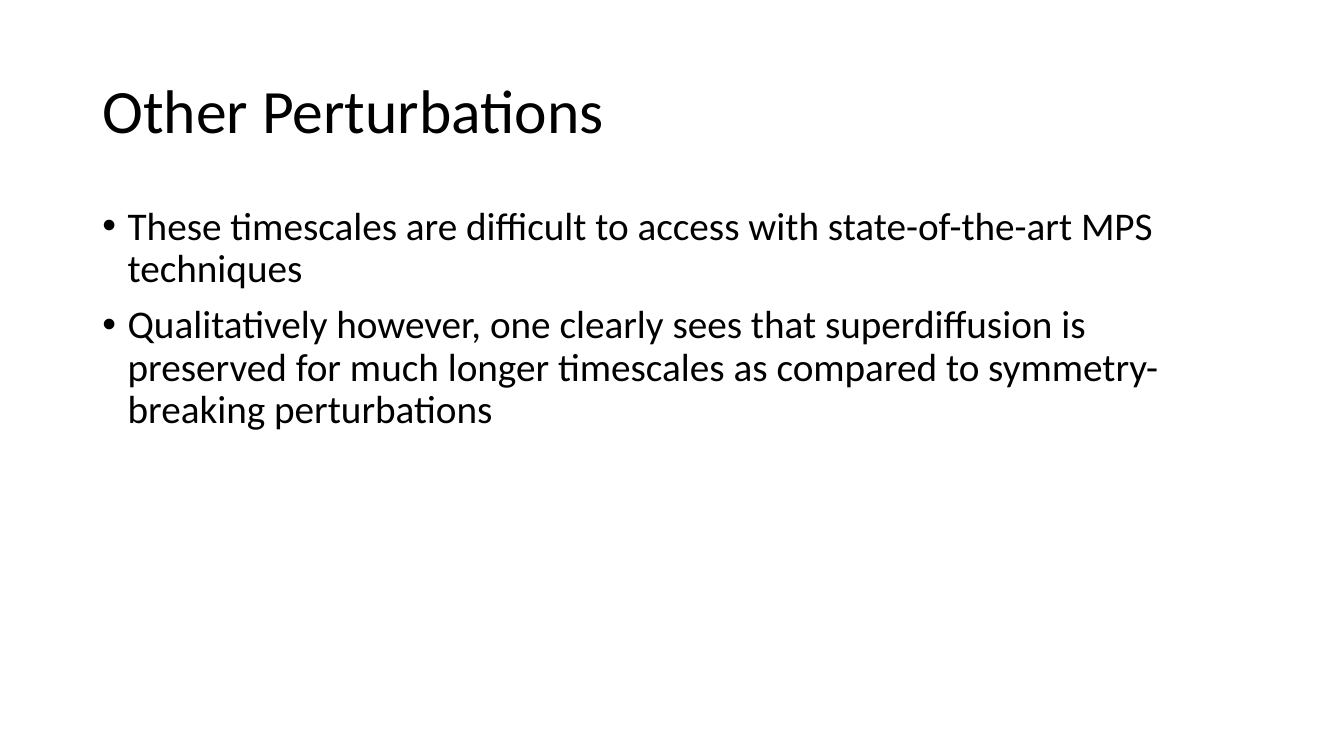
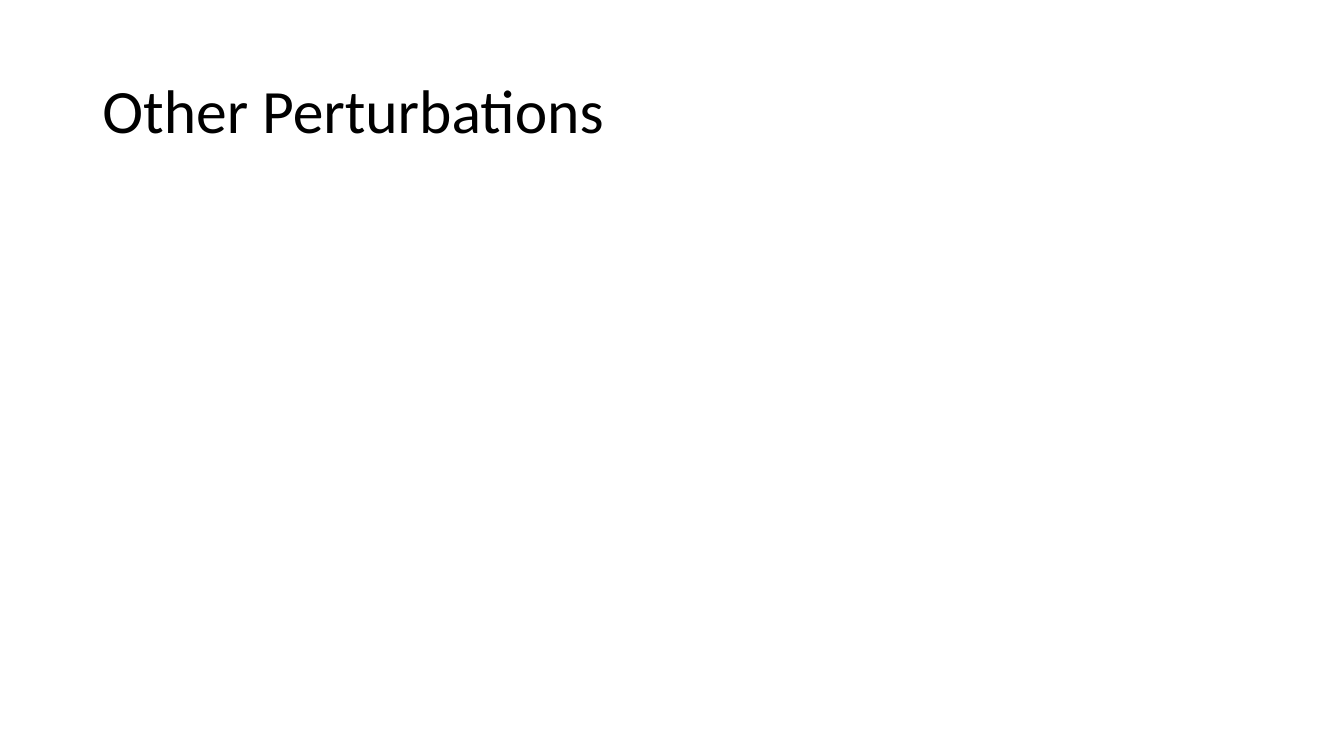
Before and after one commit to kwang0/KPZ-Project, a slide deck: slide 16 of plots/IBM KPZ Ladder Presentation.pptx. Drawn at 1344x756 pixels with LibreOffice and Linux fonts; fonts in the diff are those of the drawing; grey boxes stand for pictures. Boxes give left, top, right and bottom in pixels: in the first picture for what was removed or moved away, otherwise in the second. Text is boxed around its words. In the diff, an @@ line names an element or a change of style, - is before the commit and + after.

```diff
--- a/plots/IBM KPZ Ladder Presentation.pptx
+++ b/plots/IBM KPZ Ladder Presentation.pptx
@@ text removed at (128,212,1158,430) @@
-• These timescales are difficult to access with state-of-the-art MPS techniques
-• Qualitatively however, one clearly sees that superdiffusion is preserved for much longer timescales as compared to symmetry-breaking perturbations
```
Also in this commit, not shown: 3 other files.
